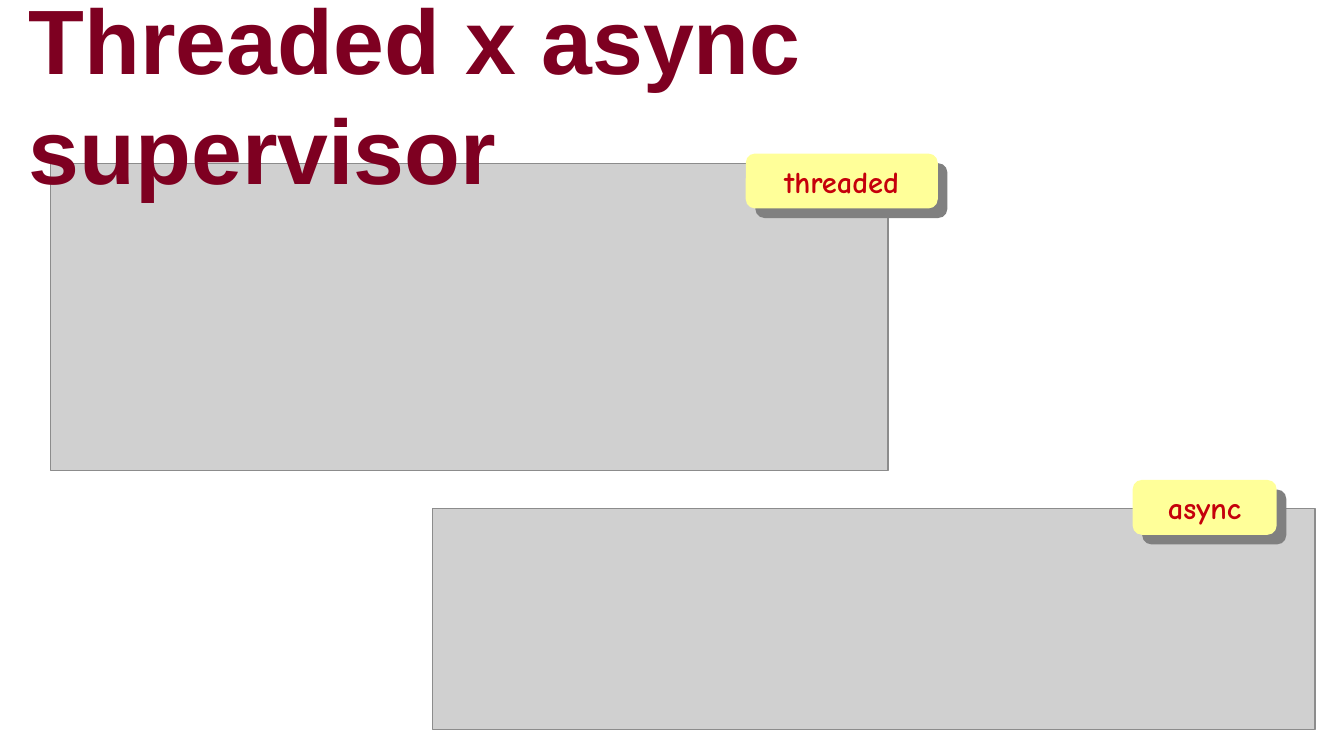
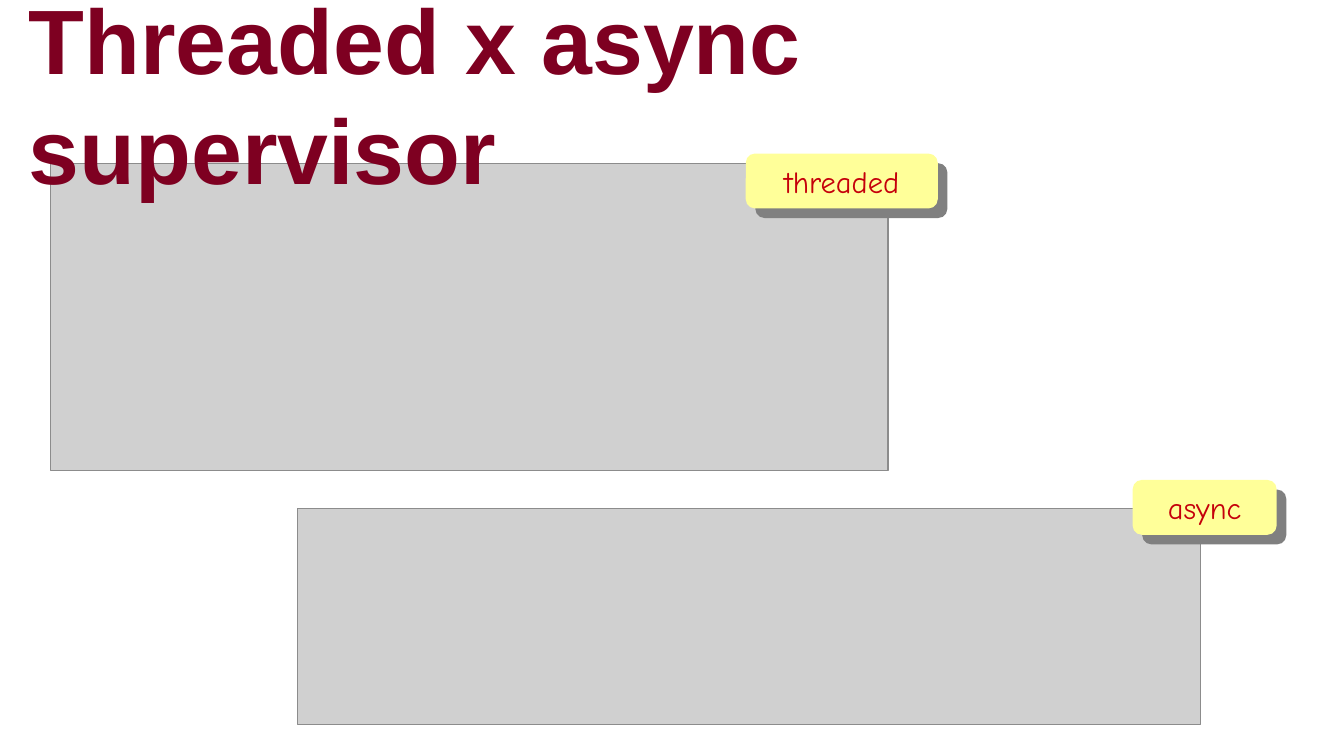
Before and after one commit to ramalho/platespinning, a slide deck: slide 25 of plate-spinning-oscon-eu.odp (slide 28 before the commit). Drawn at 1344x756 pixels with LibreOffice and Linux fonts; fonts in the diff are those of the drawing; grey boxes stand for pictures. Boxes give left, top, right and bottom in pixels: in the first picture for what was removed or moved away, otherwise in the second. Text is boxed around its words. In the diff, an @@ line names an element or a change of style, - is before the commit and + after.

```diff
--- a/plate-spinning-oscon-eu.odp
+++ b/plate-spinning-oscon-eu.odp
@@ rounded rectangle "threaded" at [746,154,938,209]: bold off @@
@@ picture: place and size @@
-picture at [433,509,1316,729]
+picture at [298,509,1200,724]
@@ rounded rectangle "async" at [1133,481,1277,535]: bold off @@
```
Also in this commit, not shown: 29 other slides changed, 1 slide added, 4 slides removed, 13 other files.
